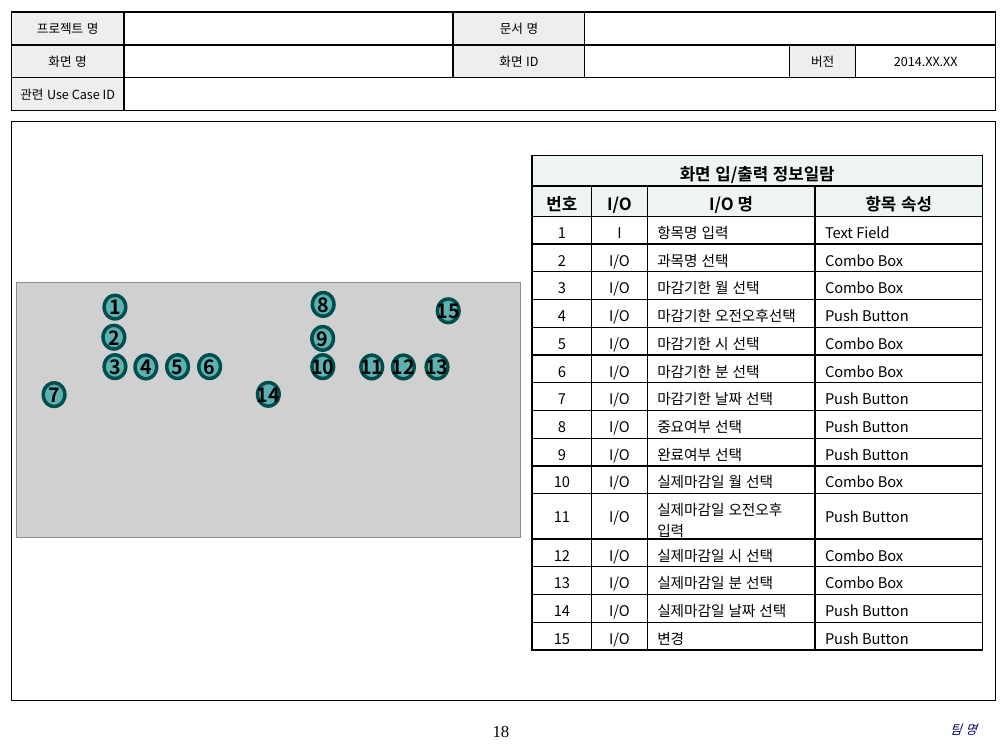
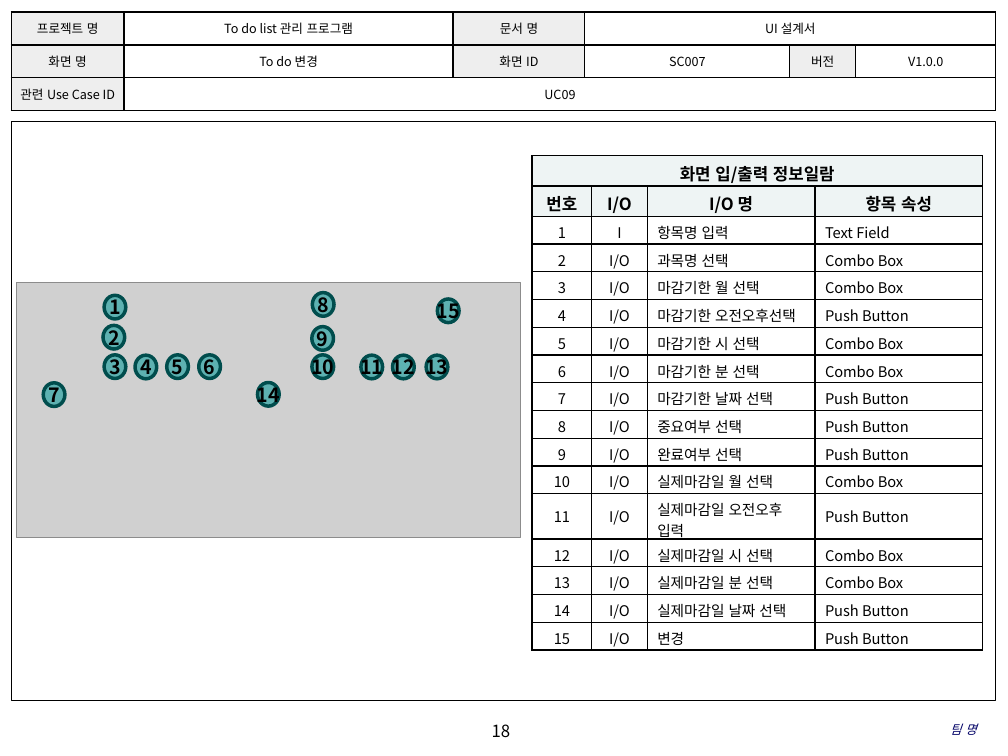
Before and after one commit to SE-admin/7, a slide deck: slide 18 of doc/3_ 설계서/UI Design Template.pptx. Drawn at 1008x756 pixels with LibreOffice and Linux fonts; fonts in the diff are those of the drawing; grey boxes stand for pictures; background and template pictures are left out. Boxes give left, top, right and bottom in pixels: in the first picture for what was removed or moved away, otherwise in the second. Text is boxed around its words. In the diff, an @@ line names an element or a change of style, - is before the commit and + after.

Commit message:
UI Design Template|doc|UI디자인오타수정

```diff
--- a/doc/3_ 설계서/UI Design Template.pptx
+++ b/doc/3_ 설계서/UI Design Template.pptx
@@ table at (11,12,995,111) @@
-row 1, column 2: 
+row 1, column 2: To do list 관리 프로그램
-row 1, column 4: 
+row 1, column 4: UI 설계서
-row 2: 화면 명 |  | 화면 ID |  | 버전 | 2014.XX.XX
+row 2: 화면 명 | To do 변경 | 화면 ID | SC007 | 버전 | V1.0.0
-row 3, column 2: 
+row 3, column 2: UC09
@@ page number at (492,724,511,738): font Times New Roman to Noto Sans CJK KR @@
```
Also in this commit, not shown: 17 other slides changed.
